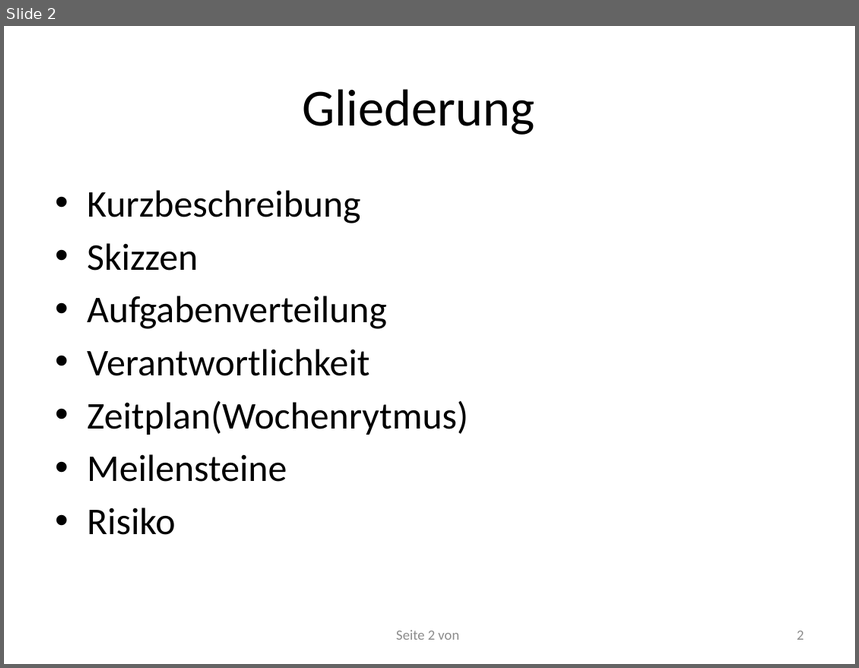
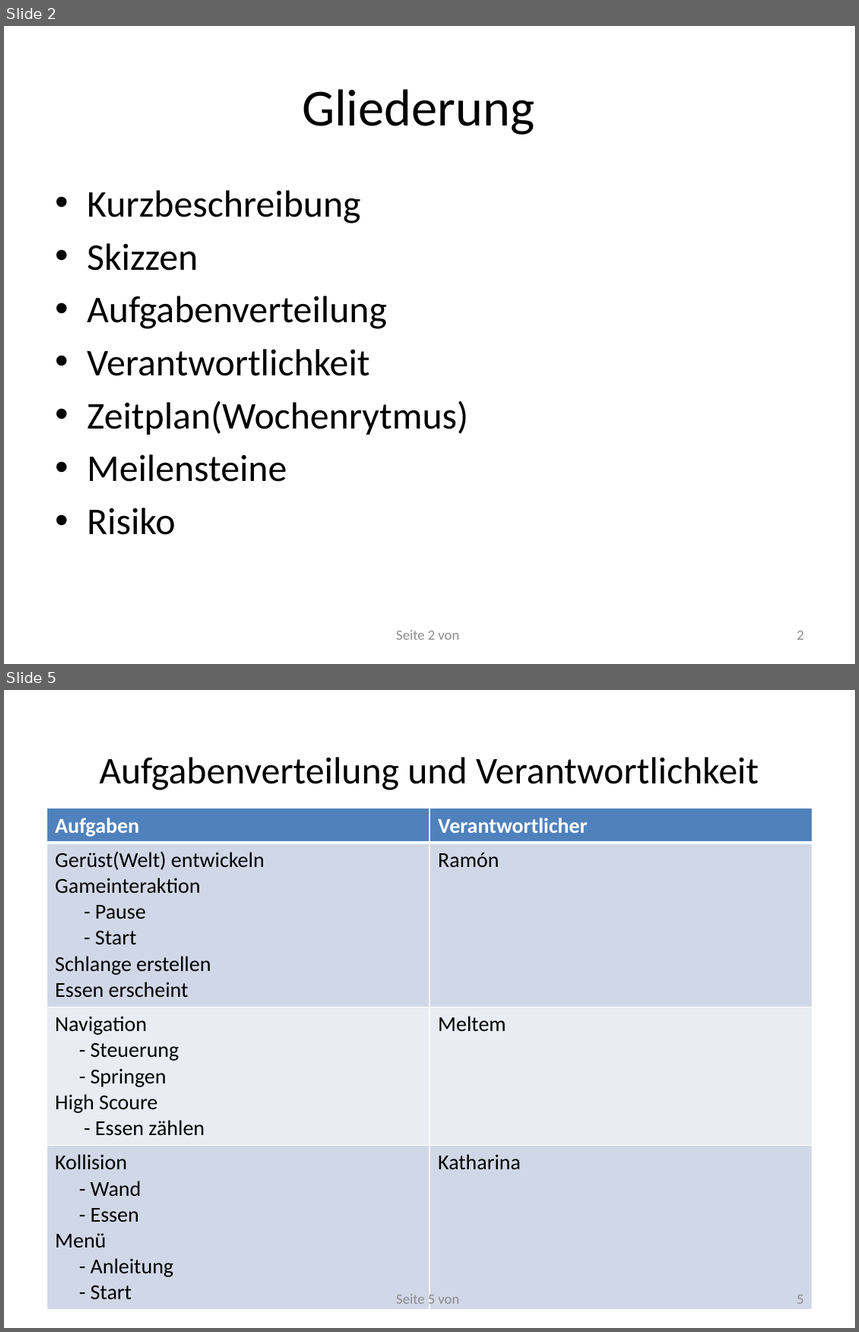
Before and after one commit to RamoramaInteractive/GDV-Projekt, a slide deck: Planungspraesentation-Mitte Juni/Planungspräsentation V. 1.pptx. Shown one above the other, each under a label of ours: slide 2 before the commit, slides 2 and 5 after it; the slides between them are not shown. The pictures are 859x668 and 859x1332 pixels, drawn with LibreOffice and Linux fonts; fonts in the diff are those of the drawing. Boxes give left, top, right and bottom in pixels: in the first picture for what was removed or moved away, otherwise in the second. Text is boxed around its words. In the diff, an @@ line names an element or a change of style, - is before the commit and + after.

```diff
--- a/Planungspraesentation-Mitte Juni/Planungspräsentation V. 1.pptx
+++ b/Planungspraesentation-Mitte Juni/Planungspräsentation V. 1.pptx
@@ slide 5 added at [4,690,855,1328], background #FFFFFF @@
@@ title added at [99,757,759,790], 32 pt, text #000000 @@
+Aufgabenverteilung und Verantwortlichkeit
@@ table added at [47,809,813,1303], 4 rows, 2 columns @@
+Aufgaben | Verantwortlicher
+Gerüst(Welt) entwickeln / Gameinteraktion / - Pause / - Start / Schlange erstellen / Essen erscheint | Ramón
+Navigation / - Steuerung / - Springen / High Scoure / - Essen zählen | Meltem
+Kollision / - Wand / - Essen / Menü / - Anleitung / - Start | Katharina
@@ page number added at [396,1293,459,1309], 12 pt, text #8C8C8C @@
+Seite 5 von
@@ page number added at [797,1295,804,1304], 12 pt, text #8C8C8C @@
+5
```
Also in this commit, not shown: 3 slides changed, 2 other slides added, 4 slides removed, 3 other files.
